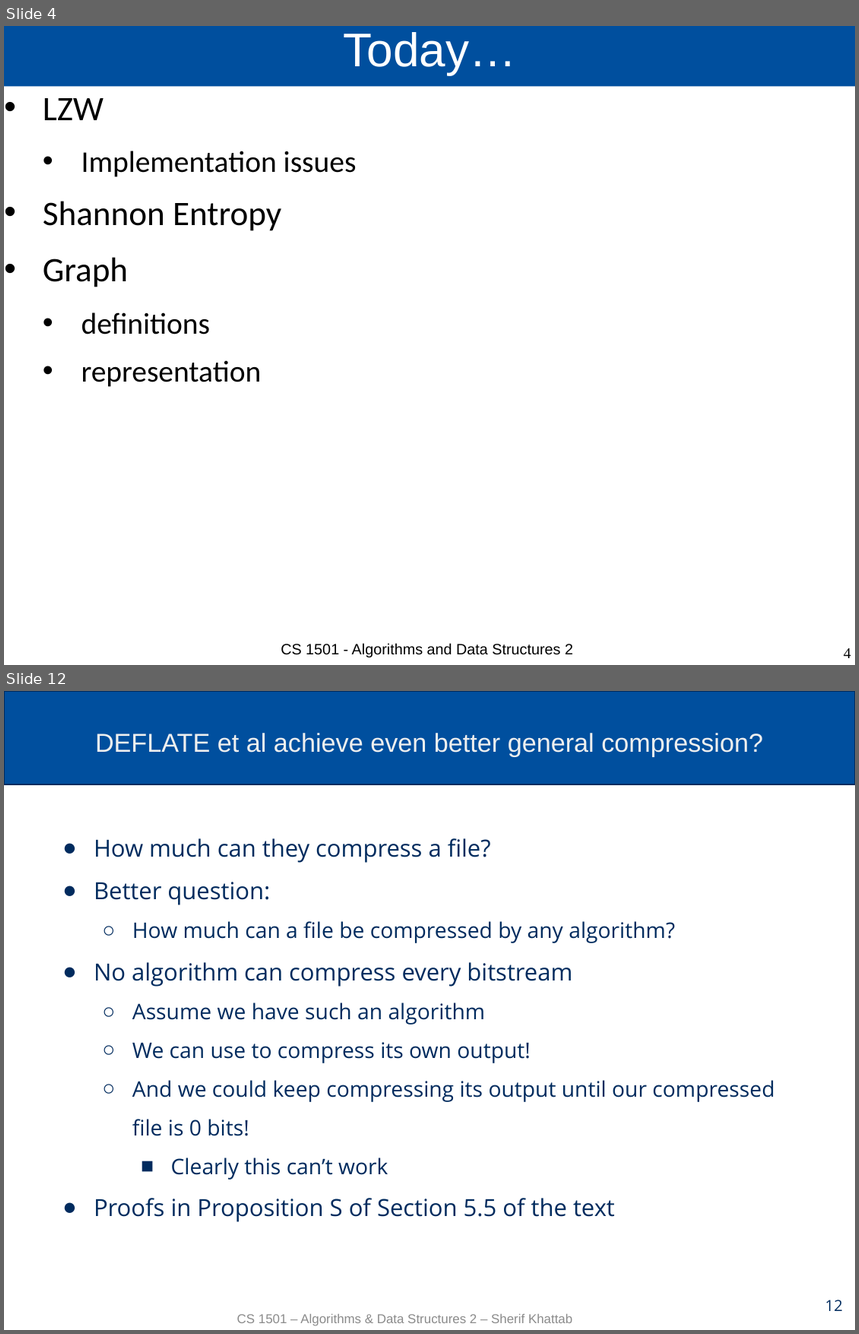
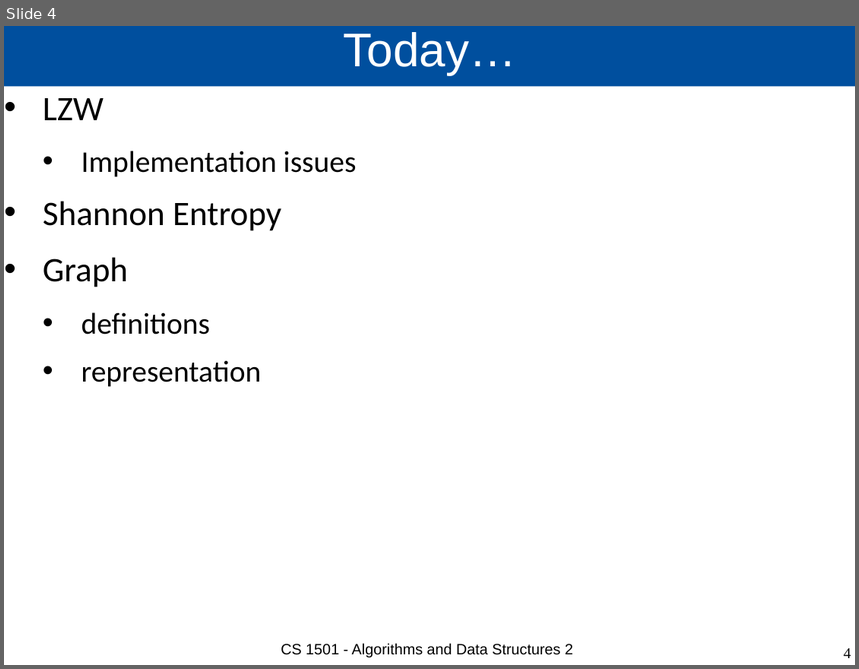
Before and after one commit to cs1501-2224/handouts, a slide deck: DraftSlides/Lecture15.pptx. Shown one above the other, each under a label of ours: slides 4 and 12 before the commit, slide 4 after it; the slides between them are not shown. The pictures are 859x1334 and 859x669 pixels, drawn with LibreOffice and Linux fonts; fonts in the diff are those of the drawing. Boxes give left, top, right and bottom in pixels: in the first picture for what was removed or moved away, otherwise in the second. Text is boxed around its words. In the diff, an @@ line names an element or a change of style, - is before the commit and + after.

```diff
--- a/DraftSlides/Lecture15.pptx
+++ b/DraftSlides/Lecture15.pptx
@@ slide 12 removed at (x1=4, y1=691, x2=855, y2=1330), background #FFFFFF @@
@@ rectangle removed at (x1=4, y1=691, x2=855, y2=784) @@
@@ title removed at (x1=95, y1=733, x2=763, y2=757) @@
-DEFLATE et al achieve even better general compression?
@@ text removed at (x1=94, y1=838, x2=775, y2=1222) @@
-● How much can they compress a file?
-● Better question:
-  ○ How much can a file be compressed by any algorithm?
-● No algorithm can compress every bitstream
-  ○ Assume we have such an algorithm
-  ○ We can use to compress its own output!
-  ○ And we could keep compressing its output until our compressed file is 0 bits!
-    ■ Clearly this can’t work
-● Proofs in Proposition S of Section 5.5 of the text
@@ page number removed at (x1=826, y1=1300, x2=843, y2=1311) @@
-12
@@ text removed at (x1=237, y1=1314, x2=572, y2=1326) @@
-CS 1501 – Algorithms & Data Structures 2 – Sherif Khattab
```
Also in this commit, not shown: 1 slide changed, 14 other slides removed, 3 other files.
